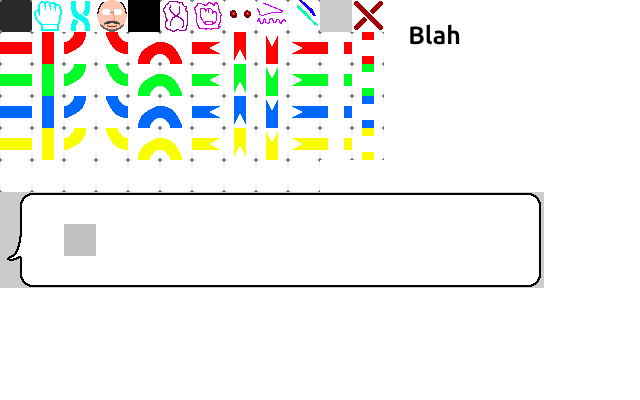
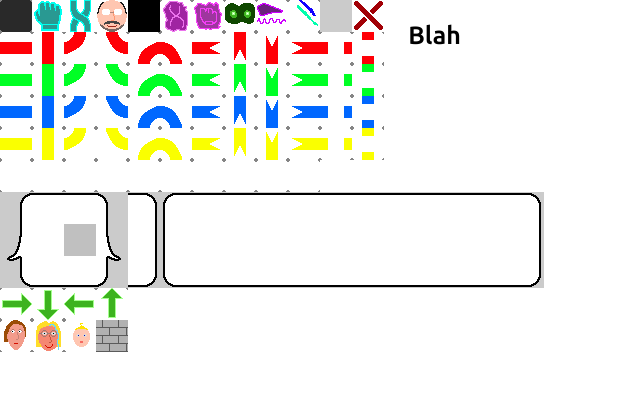
The second 640x400 image is a revision of the first. Changes to its layers:
painted on "Calque de dessin 1" over [0,0,281,352]
